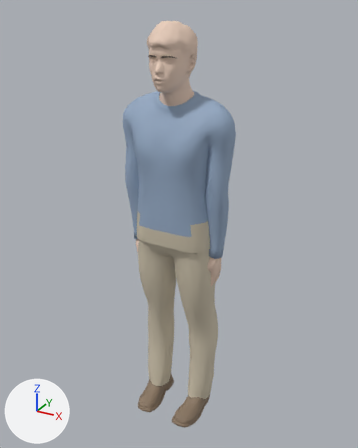
The glTF model assets/people/realistic_man.glb: old version first, new version second.
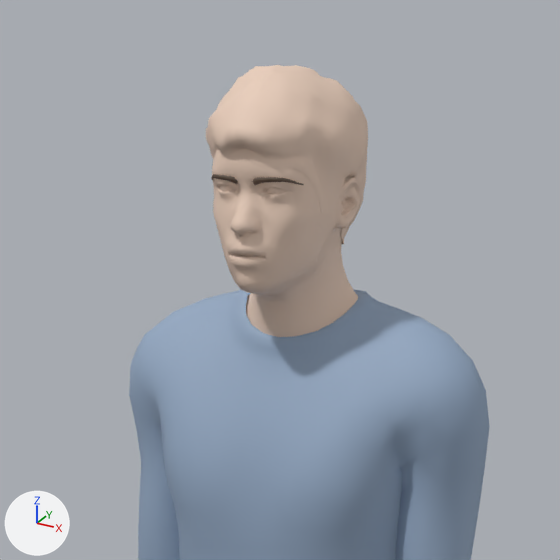
Each version appears first whole from a 50 mm camera at (0.969, -1.765, 1.851) aimed at (-0.001, -0.001, 0.969), and next in a close-up on the part from 23% to 72% of the width and 0% to 39% of the height. Every picture has the same lights, and +X, +Y and +Z are marked at lower left. The first two pictures are the older version.

The first close-up shows 'human', 'male_casualsuit02', 'short02' and 2 more.
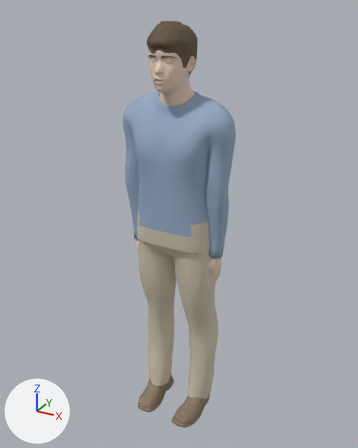
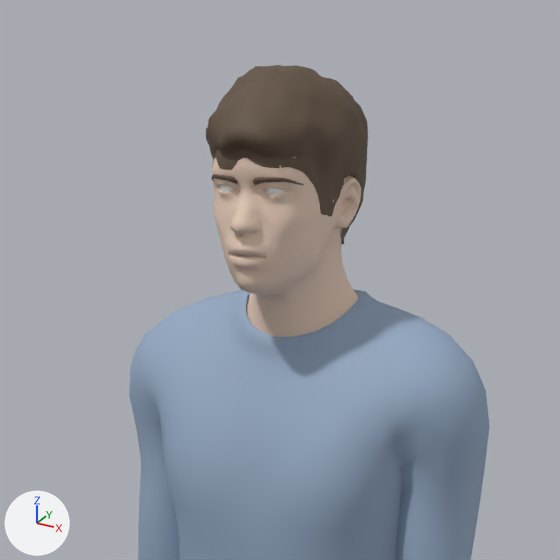
Location of each change, [x1, y1, x2, y2] in pixels of the close-ups (560 x 560 px):
'short02', recoloured (beige to brown): [206, 65, 368, 244] in both

The edits, one by one:
Material 'hair_short02_flat' (mat_hair_short02_flat) is new.
Its base color is (0.12, 0.08, 0.05) (brown #61503f).
Its roughness is 0.7.
me_short02 has 1755 vertices, 3344 faces and spans x -0.092..0.086, y -0.169..0.055, z 1.59..1.802.
me_short02 no longer uses material mat_short02_flat (beige #eacebc).
me_short02 gains material mat_hair_short02_flat (brown #61503f).
